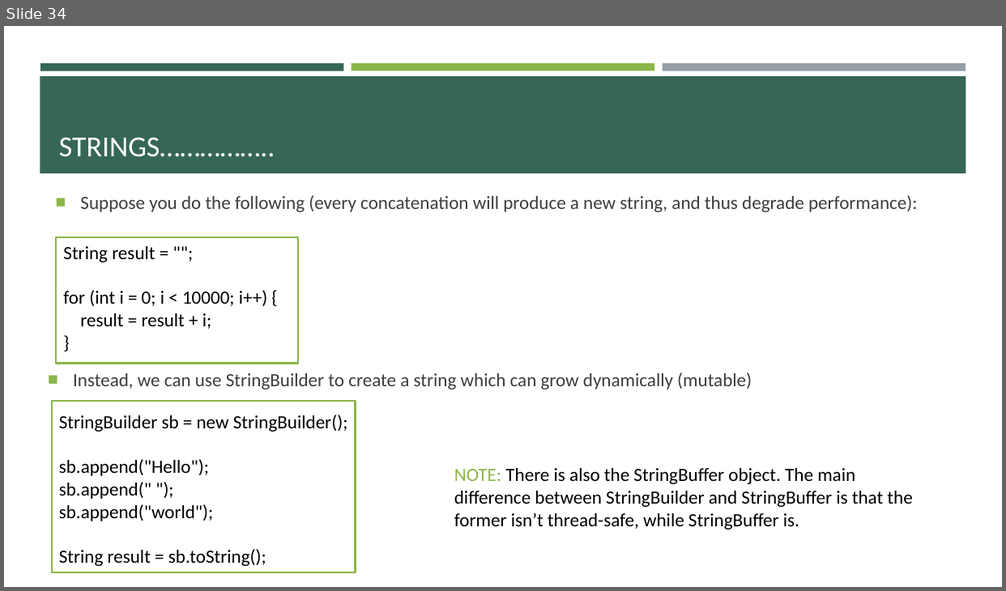
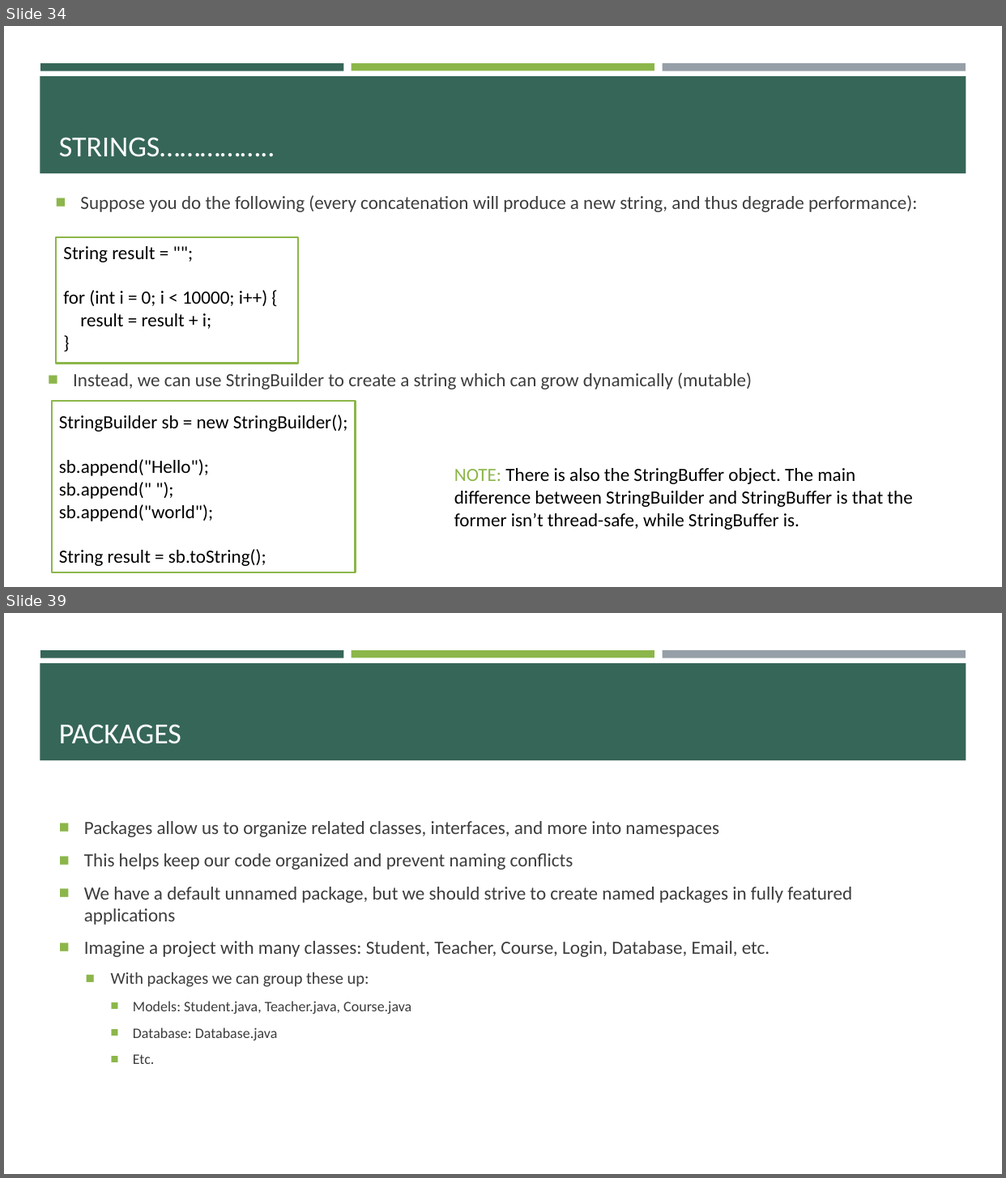
Before and after one commit to e-m-wilson/java-fs, a slide deck: Week_2/Core_Java.pptx. Shown one above the other, each under a label of ours: slide 34 before the commit, slides 34 and 39 after it; the slides between them are not shown. The pictures are 1006x591 and 1006x1178 pixels, drawn with LibreOffice and Linux fonts; fonts in the diff are those of the drawing. Boxes give left, top, right and bottom in pixels: in the first picture for what was removed or moved away, otherwise in the second. Text is boxed around its words. In the diff, an @@ line names an element or a change of style, - is before the commit and + after.

```diff
--- a/Week_2/Core_Java.pptx
+++ b/Week_2/Core_Java.pptx
@@ slide 39 added at (4,613,1002,1174), background #FFFFFF; not listed: 4 template elements that a slide beside it also shows @@
@@ title added at (59,724,181,744), 28 pt, text #FFFFFF @@
+PACKAGES
@@ text added at (84,821,852,1064), 18 pt, text #3D3D3D @@
+■ Packages allow us to organize related classes, interfaces, and more into namespaces
+■ This helps keep our code organized and prevent naming conflicts
+■ We have a default unnamed package, but we should strive to create named packages in fully featured applications
+■ Imagine a project with many classes: Student, Teacher, Course, Login, Database, Email, etc.
+  ■ With packages we can group these up:
+    ■ Models: Student.java, Teacher.java, Course.java
+    ■ Database: Database.java
+    ■ Etc.
```
Also in this commit, not shown: 12 other slides added, 6 other files.
